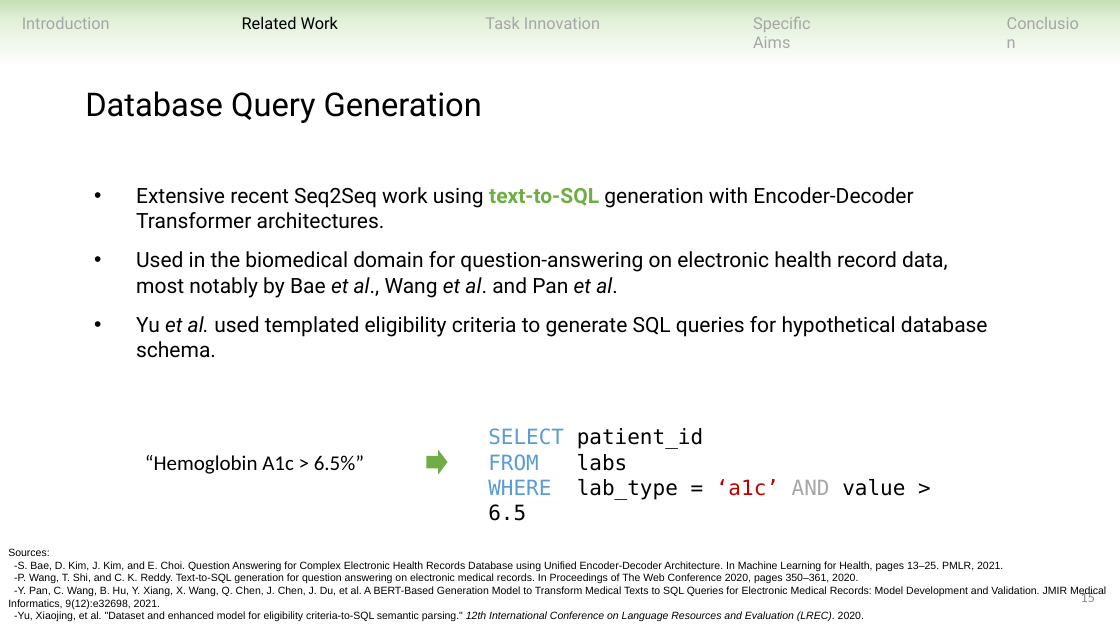
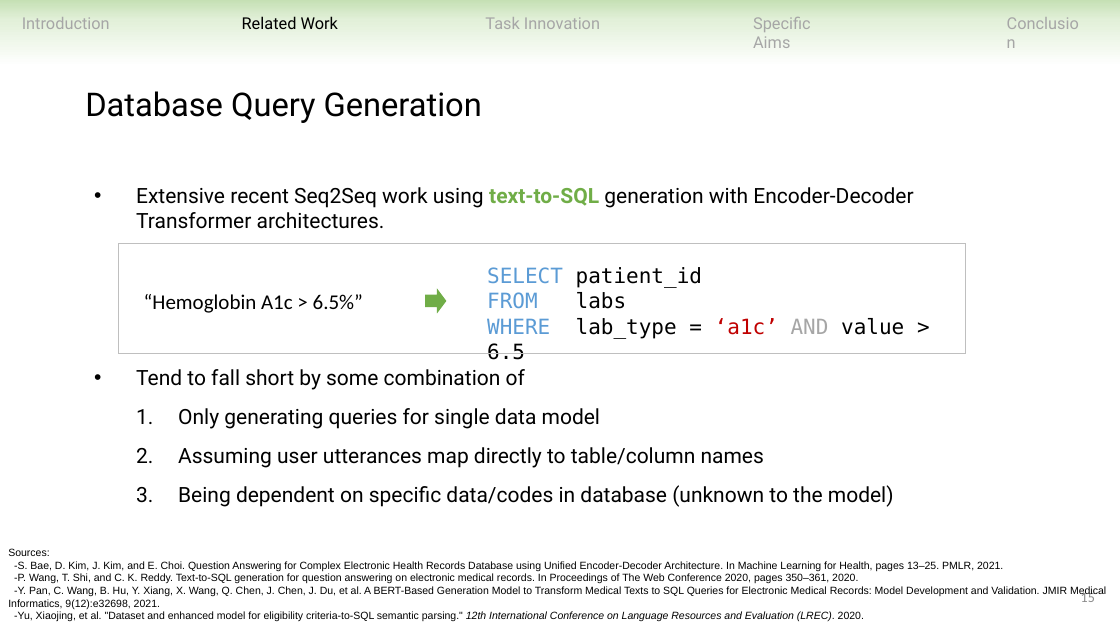
Before and after one commit to ndobb/dissertation, a slide deck: slide 15 of 4_general_exam/presentation/nic_dobbins_general_exam.pptx. Drawn at 1120x630 pixels with LibreOffice and Linux fonts; fonts in the diff are those of the drawing. Boxes give left, top, right and bottom in pixels: in the first picture for what was removed or moved away, otherwise in the second. Text is boxed around its words. In the diff, an @@ line names an element or a change of style, - is before the commit and + after.

```diff
--- a/4_general_exam/presentation/nic_dobbins_general_exam.pptx
+++ b/4_general_exam/presentation/nic_dobbins_general_exam.pptx
@@ rectangle added at <box>118,244,965,354</box>, outline #BFBFBF 1 pt @@
@@ 2 texts, 1 right arrow: place and size @@
-2 texts, 1 right arrow at <box>145,428,905,521</box>
+2 texts, 1 right arrow at <box>144,267,904,360</box>
@@ text at <box>136,369,894,507</box>: text changed @@
-• Used in the biomedical domain for question-answering on electronic health record data, most notably by Bae et al., Wang et al. and Pan et al.
-• Yu et al. used templated eligibility criteria to generate SQL queries for hypothetical database schema.
+• Tend to fall short by some combination of
+  1. Only generating queries for single data model
+  2. Assuming user utterances map directly to table/column names
+  3. Being dependent on specific data/codes in database (unknown to the model)
```
Also in this commit, not shown: 49 other slides changed, 2 slides added, 4 slides removed.
